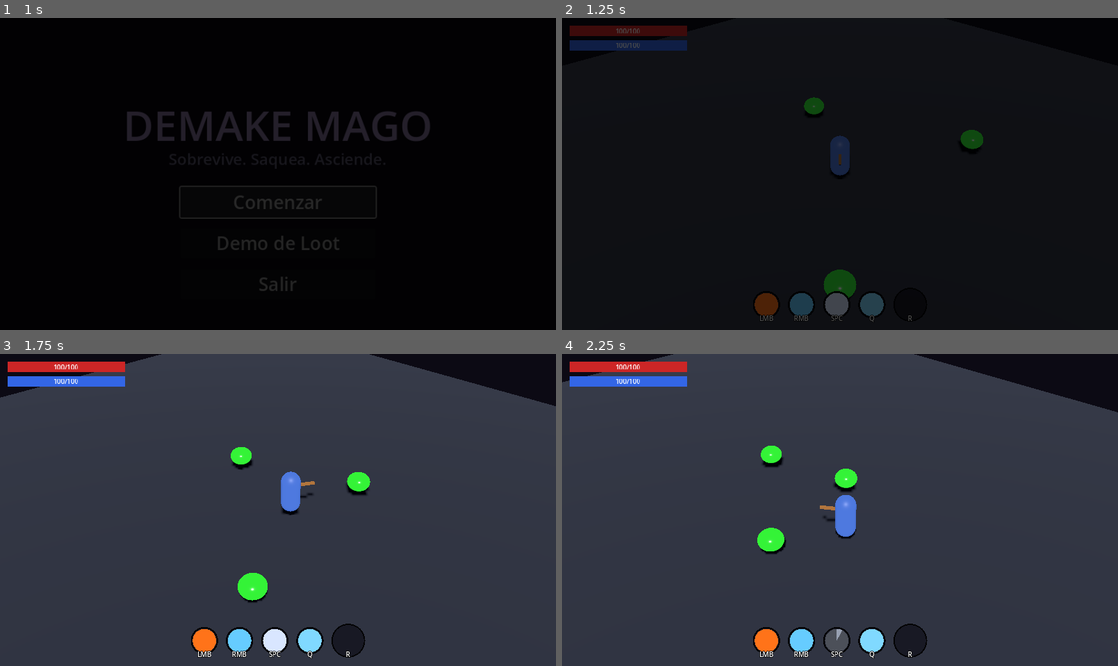
Above: before the commit, frames 1-4 (two rows, left to right).
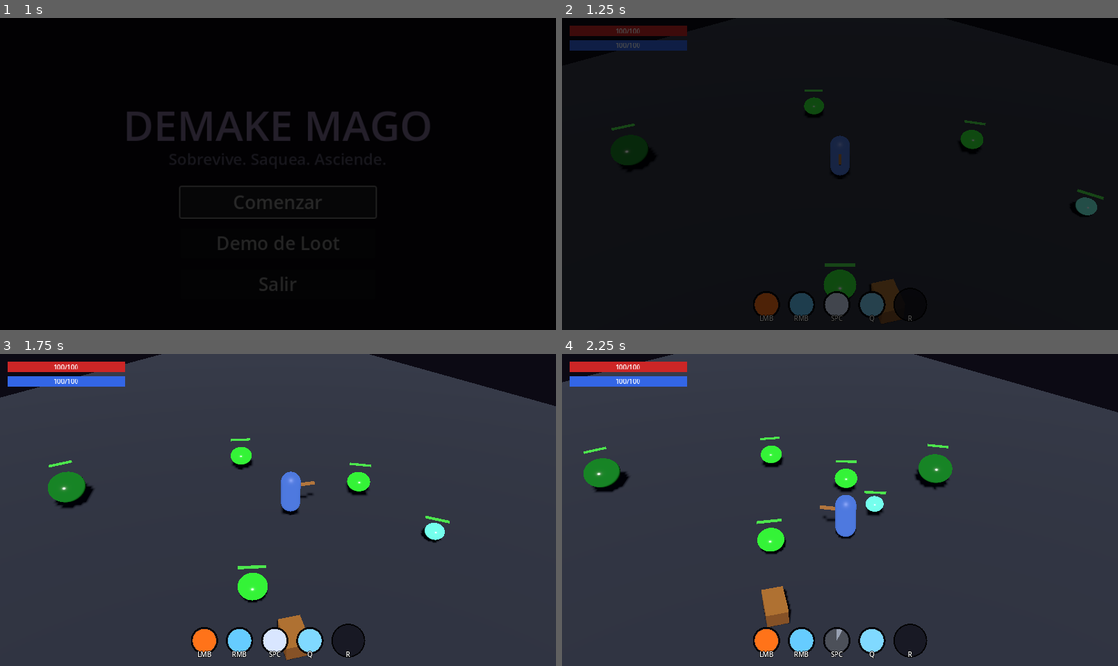
Above: after the commit, the same moments.

Repository: meatxsucks/godot-game
Game: Godot game, scene res://scenes/ui/MainMenu.tscn
Two runs of this game, one before a commit and one after it. Both use one fixed random seed, a clock stepped at 60 frames per second and the inputs below.
Inputs (mouse positions are in pixels of both pictures, inside the frame that each line leads up to):
- Up to frame 1 (1 s): click "Comenzar" at 0.5 s
- Up to frame 2 (1.25 s): no input
- Up to frame 3 (1.75 s): move the mouse to (400, 494) at 1.27 s; hold D (move_right) from 1.28 s (still down); tap E (interact, bound only after the commit) at 1.35 s
- Up to frame 4 (2.25 s): move the mouse to (728, 525) at 2.02 s; release D (move_right) at 2.03 s; hold S (move_down) from 2.03 s (still down); tap Space (ability_dash) at 2.1 s

Frame 1 is identical in both runs. In frame 2, 0.8% of the frame differs, in the area x 8-98%, y 22-98%; in frame 3, 1.5%; in frame 4, 2.1%, in the area x 3-71%, y 26-88%.

Commit message:
Consumibles, barras de vida en enemigos, variantes + spawner y cofre accionable
- Pociones de un solo uso: vida +40 (solo de cofres) y maná +50 (35% drop
  de enemigos); click en el inventario las consume
- HealthBar3D flotante sobre cada enemigo (verde→rojo, mira a la cámara)
- Variantes de slime por exports (normal/rápido/tanque) con tint y escala
- Spawner continuo en la Arena: hasta 8 vivos, cada 3s en anillo de 8-16m
- Cofre accionable con E: derrama bastón, sombrero, zapatos, túnica y
  2 pociones de vida al suelo; generate_random_item ahora filtra por tipo
- Fix: el flash blanco de daño vuelve al color de la variante

Diff:
--- a/project.godot
+++ b/project.godot
@@ -27,11 +27,6 @@
 window/size/viewport_width=854
 window/size/viewport_height=480
 window/stretch/mode="viewport"
-window/stretch/aspect="keep"
-
-[rendering]
-
-textures/canvas_textures/default_texture_filter=0
 
 [input]
 
@@ -86,3 +81,12 @@
 , Object(InputEventKey,"resource_local_to_scene":false,"resource_name":"","device":-1,"window_id":0,"alt_pressed":false …(186 unchanged characters)…
 ]
 }
+interact={
+"deadzone": 0.5,
+"events": [Object(InputEventKey,"resource_local_to_scene":false,"resource_name":"","device":-1,"window_id":0,"alt_pressed":false,"shift_pressed":false,"ctrl_pressed":false,"meta_pressed":false,"pressed":false,"keycode":0,"physical_keycode":69,"key_label":0,"unicode":101,"location":0,"echo":false,"script":null)
+]
+}
+
+[rendering]
+
+textures/canvas_textures/default_texture_filter=0
--- a/scenes/levels/Arena.tscn
+++ b/scenes/levels/Arena.tscn
@@ -1,9 +1,11 @@
-[gd_scene load_steps=8 format=3 uid="uid://darena1234567"]
+[gd_scene load_steps=10 format=3 uid="uid://darena1234567"]
 
 [ext_resource type="PackedScene" uid="uid://dplayer1234567" path="res://scenes/player/Player.tscn" id="1_player"]
 [ext_resource type="Script" path="res://scripts/levels/camera_rig.gd" id="2_camera"]
 [ext_resource type="PackedScene" uid="uid://dslime1234567" path="res://scenes/enemies/Slime.tscn" id="3_slime"]
 [ext_resource type="PackedScene" uid="uid://chudingame001" path="res://scenes/ui/HUD.tscn" id="4_hud"]
+[ext_resource type="PackedScene" uid="uid://cchest0000001" path="res://scenes/world/Chest.tscn" id="5_chest"]
+[ext_resource type="Script" path="res://scripts/levels/enemy_spawner.gd" id="6_spawner"]
 
 [sub_resource type="PlaneMesh" id="PlaneMesh_floor"]
 size = Vector2(40, 40)
@@ -62,4 +64,24 @@
 [node name="Slime3" parent="Enemies" instance=ExtResource("3_slime")]
 transform = Transform3D(1, 0, 0, 0, 1, 0, 0, 0, 1, 3, 0, -6)
 
+[node name="SlimeTank" parent="Enemies" instance=ExtResource("3_slime")]
+transform = Transform3D(1, 0, 0, 0, 1, 0, 0, 0, 1, -7, 0, 6)
+max_health = 75.0
+speed = 1.9
+body_color = Color(0.1, 0.45, 0.15, 1)
+size_scale = 1.5
+
+[node name="SlimeFast" parent="Enemies" instance=ExtResource("3_slime")]
+transform = Transform3D(1, 0, 0, 0, 1, 0, 0, 0, 1, 9, 0, -5)
+max_health = 16.0
+speed = 4.6
+body_color = Color(0.4, 0.9, 0.75, 1)
+size_scale = 0.75
+
+[node name="EnemySpawner" type="Node3D" parent="."]
+script = ExtResource("6_spawner")
+
+[node name="Chest" parent="." instance=ExtResource("5_chest")]
+transform = Transform3D(0.866025, 0, -0.5, 0, 1, 0, 0.5, 0, 0.866025, 6, 0, 4)
+
 [node name="HUD" parent="." instance=ExtResource("4_hud")]
--- /dev/null
+++ b/scenes/world/Chest.tscn
@@ -0,0 +1,59 @@
+[gd_scene load_steps=8 format=3 uid="uid://cchest0000001"]
+
+[ext_resource type="Script" path="res://scripts/world/chest.gd" id="1_chest"]
+
+[sub_resource type="BoxShape3D" id="BoxShape3D_chest"]
+size = Vector3(1.1, 0.8, 0.8)
+
+[sub_resource type="StandardMaterial3D" id="StandardMaterial3D_wood"]
+diffuse_mode = 3
+albedo_color = Color(0.45, 0.28, 0.12, 1)
+roughness = 0.8
+
+[sub_resource type="BoxMesh" id="BoxMesh_base"]
+material = SubResource("StandardMaterial3D_wood")
+size = Vector3(1, 0.5, 0.7)
+
+[sub_resource type="StandardMaterial3D" id="StandardMaterial3D_lid"]
+diffuse_mode = 3
+albedo_color = Color(0.58, 0.38, 0.16, 1)
+roughness = 0.8
+
+[sub_resource type="BoxMesh" id="BoxMesh_lid"]
+material = SubResource("StandardMaterial3D_lid")
+size = Vector3(1, 0.18, 0.7)
+
+[sub_resource type="SphereShape3D" id="SphereShape3D_range"]
+radius = 2.2
+
+[node name="Chest" type="StaticBody3D"]
+script = ExtResource("1_chest")
+
+[node name="CollisionShape3D" type="CollisionShape3D" parent="."]
+transform = Transform3D(1, 0, 0, 0, 1, 0, 0, 0, 1, 0, 0.4, 0)
+shape = SubResource("BoxShape3D_chest")
+
+[node name="Base" type="MeshInstance3D" parent="."]
+transform = Transform3D(1, 0, 0, 0, 1, 0, 0, 0, 1, 0, 0.25, 0)
+mesh = SubResource("BoxMesh_base")
+
+[node name="LidPivot" type="Node3D" parent="."]
+transform = Transform3D(1, 0, 0, 0, 1, 0, 0, 0, 1, 0, 0.5, -0.35)
+
+[node name="Lid" type="MeshInstance3D" parent="LidPivot"]
+transform = Transform3D(1, 0, 0, 0, 1, 0, 0, 0, 1, 0, 0.09, 0.35)
+mesh = SubResource("BoxMesh_lid")
+
+[node name="InteractArea" type="Area3D" parent="."]
+
+[node name="CollisionShape3D" type="CollisionShape3D" parent="InteractArea"]
+transform = Transform3D(1, 0, 0, 0, 1, 0, 0, 0, 1, 0, 0.4, 0)
+shape = SubResource("SphereShape3D_range")
+
+[node name="Prompt" type="Label3D" parent="."]
+transform = Transform3D(1, 0, 0, 0, 1, 0, 0, 0, 1, 0, 1.3, 0)
+visible = false
+billboard = 1
+text = "[E] Abrir"
+font_size = 48
+outline_size = 14
--- /dev/null
+++ b/scripts/enemies/health_bar_3d.gd
@@ -0,0 +1,45 @@
+## Barra de vida flotante 3D construida por código (dos quads, sin assets).
+## El dueño la actualiza con set_ratio(); se orienta a la cámara cada frame.
+class_name HealthBar3D
+extends Node3D
+
+const WIDTH := 0.9
+const HEIGHT := 0.1
+
+var _fill: MeshInstance3D
+var _fill_mat: StandardMaterial3D
+
+func _ready() -> void:
+	_make_quad(Color(0.05, 0.05, 0.08, 0.9), 0.0)
+	_fill = _make_quad(Color(0.3, 0.9, 0.3), 0.012)
+	_fill_mat = _fill.mesh.material
+
+func _make_quad(color: Color, z_offset: float) -> MeshInstance3D:
+	var quad := QuadMesh.new()
+	quad.size = Vector2(WIDTH, HEIGHT)
+	var mat := StandardMaterial3D.new()
+	mat.shading_mode = BaseMaterial3D.SHADING_MODE_UNSHADED
+	mat.albedo_color = color
+	mat.no_depth_test = true
+	quad.material = mat
+	var mesh_instance := MeshInstance3D.new()
+	mesh_instance.mesh = quad
+	mesh_instance.position.z = z_offset
+	add_child(mesh_instance)
+	return mesh_instance
+
+## Fracción de vida 0..1. Ancla el relleno a la izquierda y va de verde a rojo.
+func set_ratio(ratio: float) -> void:
+	ratio = clampf(ratio, 0.0, 1.0)
+	_fill.scale.x = maxf(ratio, 0.001)
+	_fill.position.x = -WIDTH * 0.5 * (1.0 - ratio)
+	_fill_mat.albedo_color = Color(1.0 - ratio * 0.7, ratio * 0.9, 0.15)
+
+func _process(_delta: float) -> void:
+	var camera := get_viewport().get_camera_3d()
+	if camera == null:
+		return
+	# Mirar de frente a la cámara (+Z del quad hacia ella).
+	var to_camera := camera.global_position - global_position
+	if to_camera.length_squared() > 0.01:
+		look_at(camera.global_position, Vector3.UP, true)
--- a/scripts/enemies/slime.gd
+++ b/scripts/enemies/slime.gd
@@ -5,13 +5,43 @@
 @export var loot_drop_scene: PackedScene = preload("res://scenes/loot/LootDrop.tscn")
 ## Nivel del botín que dropea (lo setea el spawner según la oleada).
 @export var loot_level: int = 1
-## Probabilidad [0..1] de dropear algo al morir.
-@export var drop_chance: float = 1.0
+## Probabilidad [0..1] de dropear equipo al morir.
+@export var drop_chance: float = 0.5
+## Probabilidad [0..1] de botar además una poción de maná (vida NUNCA dropea
+## de enemigos: solo sale de cofres).
+@export var mana_drop_chance: float = 0.35
+## Color del cuerpo (las variantes del spawner lo cambian).
+@export var body_color: Color = Color(0.2, 0.8, 0.2)
+## Escala de la variante (rápido chico, tanque grande). Ajusta visual y colisión.
+@export var size_scale: float = 1.0
 
 var current_health: float
+var _health_bar: HealthBar3D
+var _material: StandardMaterial3D
 
 func _ready() -> void:
+	add_to_group("enemies")
 	current_health = max_health
+
+	# Material propio de la instancia, tintado por variante.
+	var mesh: MeshInstance3D = $Visual/Mesh
+	_material = mesh.mesh.surface_get_material(0).duplicate()
+	_material.albedo_color = body_color
+	mesh.set_surface_override_material(0, _material)
+
+	# Escala de la variante: visual + forma de colisión propia.
+	if not is_equal_approx(size_scale, 1.0):
+		$Visual.scale = Vector3.ONE * size_scale
+		var collision: CollisionShape3D = $CollisionShape3D
+		collision.shape = collision.shape.duplicate()
+		collision.shape.radius *= size_scale
+		collision.position.y = collision.shape.radius
+		$Visual.position.y = collision.shape.radius
+
+	# Barra de vida flotante para que se vea cómo van perdiendo.
+	_health_bar = HealthBar3D.new()
+	add_child(_health_bar)
+	_health_bar.position.y = 1.25 * size_scale
 
 func _physics_process(delta: float) -> void:
 	# Búsqueda simple del jugador
@@ -44,19 +74,13 @@
 
 func take_damage(amount: float) -> void:
 	current_health -= amount
+	_health_bar.set_ratio(current_health / max_health)
 
-	# Efecto visual de daño temporal (parpadeo blanco)
-	var mesh = $Visual/Mesh
-	var mat = mesh.get_surface_override_material(0)
-	if mat == null:
-		mat = mesh.mesh.surface_get_material(0).duplicate()
-		mesh.set_surface_override_material(0, mat)
-
-	var orig_color = mat.albedo_color
-	mat.albedo_color = Color.WHITE
-
+	# Parpadeo blanco al recibir daño; vuelve al color de la variante
+	# (no al color leído, que podría ser el blanco de un flash anterior).
+	_material.albedo_color = Color.WHITE
 	var tween = create_tween()
-	tween.tween_property(mat, "albedo_color", orig_color, 0.2)
+	tween.tween_property(_material, "albedo_color", body_color, 0.2)
 
 	if current_health <= 0:
 		die()
@@ -68,9 +92,18 @@
 		player.add_super_charge(12.0)
 
 	if loot_drop_scene and randf() <= drop_chance:
-		var drop = loot_drop_scene.instantiate()
-		drop.item = Loot.generate_random_item(loot_level)
-		get_parent().add_child(drop)
-		drop.global_position = global_position
+		_spawn_drop(Loot.generate_random_item(loot_level), Vector3.ZERO)
+
+	# Algunos enemigos botan maná (vida nunca: solo en cofres).
+	if loot_drop_scene and randf() <= mana_drop_chance:
+		_spawn_drop(Loot.make_potion(&"potion_mana"), Vector3(0.7, 0, 0.2))
 
 	queue_free()
+
+func _spawn_drop(item: LootItem, offset: Vector3) -> void:
+	if item == null:
+		return
+	var drop = loot_drop_scene.instantiate()
+	drop.item = item
+	get_parent().add_child(drop)
+	drop.global_position = global_position + offset
--- /dev/null
+++ b/scripts/levels/enemy_spawner.gd
@@ -0,0 +1,45 @@
+## Spawner continuo: mantiene la arena poblada de slimes eligiendo variantes
+## al azar (normal, rápido, tanque). Cuenta los vivos por el grupo "enemies".
+extends Node3D
+
+@export var slime_scene: PackedScene = preload("res://scenes/enemies/Slime.tscn")
+## Máximo de enemigos vivos a la vez.
+@export var max_alive: int = 8
+@export var spawn_interval: float = 3.0
+## Anillo alrededor del spawner donde aparecen (lejos del centro/jugador).
+@export var spawn_radius_min: float = 8.0
+@export var spawn_radius_max: float = 16.0
+## Nivel del loot que dropean los spawneados.
+@export var loot_level: int = 1
+
+## Variantes: vida, velocidad, escala y color del cuerpo.
+const VARIANTS := [
+	{"hp": 30.0, "speed": 3.0, "scale": 1.0, "color": Color(0.2, 0.8, 0.2)},    # normal
+	{"hp": 16.0, "speed": 4.6, "scale": 0.75, "color": Color(0.4, 0.9, 0.75)},  # rápido
+	{"hp": 75.0, "speed": 1.9, "scale": 1.5, "color": Color(0.1, 0.45, 0.15)},  # tanque
+]
+
+var _timer: float = 1.0
+
+func _physics_process(delta: float) -> void:
+	_timer -= delta
+	if _timer > 0.0:
+		return
+	_timer = spawn_interval
+	if get_tree().get_nodes_in_group("enemies").size() >= max_alive:
+		return
+	_spawn()
+
+func _spawn() -> void:
+	var variant: Dictionary = VARIANTS.pick_random()
+	var slime := slime_scene.instantiate()
+	slime.max_health = variant["hp"]
+	slime.speed = variant["speed"]
+	slime.size_scale = variant["scale"]
+	slime.body_color = variant["color"]
+	slime.loot_level = loot_level
+	add_child(slime)
+
+	var angle := randf() * TAU
+	var dist := randf_range(spawn_radius_min, spawn_radius_max)
+	slime.global_position = global_position + Vector3(cos(angle) * dist, 0.0, sin(angle) * dist)
--- a/scripts/loot/loot_database.gd
+++ b/scripts/loot/loot_database.gd
@@ -8,11 +8,15 @@
 var item_bases: Array[ItemBase] = []
 var affixes: Array[Affix] = []
 var legendaries: Array[LegendaryPower] = []
+## Consumibles (kind -> ItemBase). Fuera de item_bases para que NO entren
+## al pool del generador de equipo.
+var potion_bases := {}
 
 func _ready() -> void:
 	_build_item_bases()
 	_build_affixes()
 	_build_legendaries()
+	_build_potions()
 
 # --- Constructores helper -------------------------------------------------
 
@@ -71,6 +75,12 @@
 		_base(&"shield_wood", "Escudo de madera", &"shield", &"offhand", {&"max_health": 20.0, &"res_fire": 5.0}),
 		_base(&"staff_war", "Bastón de guerra", &"staff", &"weapon", {&"spell_damage": 14.0}, true),
 	]
+
+func _build_potions() -> void:
+	potion_bases = {
+		&"potion_health": _base(&"potion_health", "Poción de vida", &"potion_health", &"consumable", {&"restore_health": 40.0}),
+		&"potion_mana": _base(&"potion_mana", "Poción de maná", &"potion_mana", &"consumable", {&"restore_mana": 50.0}),
+	}
 
 func _build_affixes() -> void:
 	var K := Affix.Kind
--- a/scripts/loot/loot_drop.gd
+++ b/scripts/loot/loot_drop.gd
@@ -12,7 +12,7 @@
 	body_entered.connect(_on_body_entered)
 
 	if item:
-		var color = item.rarity_color()
+		var color = item.ui_color()
 		light.light_color = color
 
 		# Cambiar color del material para coincidir con la rareza
--- a/scripts/loot/loot_generator.gd
+++ b/scripts/loot/loot_generator.gd
@@ -2,7 +2,8 @@
 ## Toma bases de LootDB, determina rareza, tira dados para afijos y ensambla un LootItem.
 extends Node
 
-func generate_random_item(level: int = 1) -> LootItem:
+## `type` opcional restringe la base (ej. &"staff" para cofres temáticos).
+func generate_random_item(level: int = 1, type: StringName = &"") -> LootItem:
 	var item = LootItem.new()
 	item.item_level = level
 
@@ -10,7 +11,7 @@
 	item.rarity = _roll_rarity()
 
 	# 2. Elegir base aleatoria
-	var bases = LootDB.bases_of_type(&"")
+	var bases = LootDB.bases_of_type(type)
 	if bases.is_empty():
 		return item
 	item.base = bases.pick_random()
@@ -77,6 +78,18 @@
 	item.recompute_stats()
 	return item
 
+## Crea una poción (consumible de un solo uso, sin rareza ni afijos).
+## kind: &"potion_health" | &"potion_mana".
+func make_potion(kind: StringName) -> LootItem:
+	var item := LootItem.new()
+	item.base = LootDB.potion_bases.get(kind, null)
+	if item.base == null:
+		push_warning("[Loot] poción desconocida: %s" % kind)
+		return null
+	item.display_name = item.base.name
+	item.recompute_stats()
+	return item
+
 func _roll_rarity() -> int:
 	var total_weight = 0
 	for tier in Rarity.DROP_WEIGHT:
--- a/scripts/loot/loot_item.gd
+++ b/scripts/loot/loot_item.gd
@@ -15,6 +15,20 @@
 
 func rarity_color() -> Color:
 	return Rarity.color(rarity)
+
+## ¿Es un consumible (poción)? Se usa con click en el inventario, no se equipa.
+func is_consumable() -> bool:
+	return base != null and base.slot == &"consumable"
+
+## Color para la UI y el brillo del drop: las pociones tienen color propio,
+## el resto usa el color de rareza.
+func ui_color() -> Color:
+	if base:
+		if base.type == &"potion_health":
+			return Color(0.95, 0.25, 0.25)
+		if base.type == &"potion_mana":
+			return Color(0.25, 0.5, 1.0)
+	return rarity_color()
 
 ## Combina base_stats + afijos en `stats` (planos) y `percent_mods` (%).
 func recompute_stats() -> void:
--- a/scripts/player/player_controller.gd
+++ b/scripts/player/player_controller.gd
@@ -223,6 +223,20 @@
 		stats.mana = minf(max_mana, stats.mana + stats.get_stat(&"mana_regen") * delta)
 		mana_changed.emit(stats.mana, max_mana)
 
+## Cura instantánea (pociones). No supera el máximo.
+func heal(amount: float) -> void:
+	if amount <= 0.0:
+		return
+	stats.health = minf(stats.get_stat(&"max_health"), stats.health + amount)
+	health_changed.emit(stats.health, stats.get_stat(&"max_health"))
+
+## Restaura maná instantáneo (pociones). No supera el máximo.
+func restore_mana(amount: float) -> void:
+	if amount <= 0.0:
+		return
+	stats.mana = minf(stats.get_stat(&"max_mana"), stats.mana + amount)
+	mana_changed.emit(stats.mana, stats.get_stat(&"max_mana"))
+
 func take_damage(amount: float) -> void:
 	stats.health = maxf(0.0, stats.health - amount)
 	health_changed.emit(stats.health, stats.get_stat(&"max_health"))
@@ -243,12 +257,19 @@
 	inventory_changed.emit()
 	return true
 
-## Equipa el ítem en `index` del inventario. Los desplazados (slot ocupado,
-## conflicto a dos manos) vuelven al inventario.
+## Usa el ítem en `index` del inventario: las pociones se consumen (un solo
+## uso), el equipo se equipa. Los desplazados (slot ocupado, conflicto a dos
+## manos) vuelven al inventario.
 func equip_from_inventory(index: int) -> void:
 	if index < 0 or index >= inventory.size():
 		return
 	var item := inventory[index]
+	if item.is_consumable():
+		heal(item.effective(&"restore_health"))
+		restore_mana(item.effective(&"restore_mana"))
+		inventory.remove_at(index)
+		inventory_changed.emit()
+		return
 	inventory.remove_at(index)
 	var displaced := stats.equip(item)
 	inventory.append_array(displaced)
--- a/scripts/ui/item_slot_ui.gd
+++ b/scripts/ui/item_slot_ui.gd
@@ -27,9 +27,9 @@
 		tint = Color(0.42, 0.42, 0.5)
 		style.border_color = Color(0.28, 0.28, 0.34)
 	else:
-		text = _abbrev(item.display_name)
+		text = _abbrev_for(item)
 		tooltip_text = item.to_text()
-		tint = item.rarity_color()
+		tint = item.ui_color()
 		style.border_color = tint
 
 	add_theme_color_override(&"font_color", tint)
@@ -42,5 +42,10 @@
 	add_theme_stylebox_override(&"hover", hover)
 	add_theme_stylebox_override(&"pressed", hover)
 
-func _abbrev(item_name: String) -> String:
-	return item_name.substr(0, 3).to_upper()
+func _abbrev_for(it: LootItem) -> String:
+	if it.base:
+		if it.base.type == &"potion_health":
+			return "VID"
+		if it.base.type == &"potion_mana":
+			return "MAN"
+	return it.display_name.substr(0, 3).to_upper()
--- /dev/null
+++ b/scripts/world/chest.gd
@@ -0,0 +1,70 @@
+## Cofre accionable: acércate y presiona E para abrirlo. Su contenido
+## (bastón, sombrero, zapatos, túnica + pociones de vida) cae al suelo
+## alrededor. Un solo uso.
+extends StaticBody3D
+
+const DROP_SCENE := preload("res://scenes/loot/LootDrop.tscn")
+
+## Nivel del loot que genera.
+@export var loot_level: int = 1
+## Pociones de vida que trae (la vida SOLO sale de cofres, no de enemigos).
+@export var health_potions: int = 2
+
+var _player_in_range := false
+var _opened := false
+
+@onready var lid_pivot: Node3D = $LidPivot
+@onready var prompt: Label3D = $Prompt
+
+func _ready() -> void:
+	$InteractArea.body_entered.connect(_on_body_entered)
+	$InteractArea.body_exited.connect(_on_body_exited)
+
+func _physics_process(_delta: float) -> void:
+	if _player_in_range and not _opened and Input.is_action_just_pressed("interact"):
+		_open()
+
+func _on_body_entered(body: Node3D) -> void:
+	if body.is_in_group("player"):
+		_player_in_range = true
+		prompt.visible = not _opened
+
+func _on_body_exited(body: Node3D) -> void:
+	if body.is_in_group("player"):
+		_player_in_range = false
+		prompt.visible = false
+
+func _open() -> void:
+	_opened = true
+	prompt.visible = false
+	var tween := create_tween()
+	tween.tween_property(lid_pivot, "rotation:x", -1.9, 0.35) \
+		.set_trans(Tween.TRANS_BACK).set_ease(Tween.EASE_OUT)
+	_spill_content()
+
+## Genera el contenido y lo "derrama" al suelo en anillo alrededor del cofre.
+func _spill_content() -> void:
+	var items: Array[LootItem] = [
+		Loot.generate_random_item(loot_level, &"staff"),
+		Loot.generate_random_item(loot_level, &"helmet"),
+		Loot.generate_random_item(loot_level, &"boots"),
+		Loot.generate_random_item(loot_level, &"armor"),
+	]
+	for i in health_potions:
+		items.append(Loot.make_potion(&"potion_health"))
+
+	for i in items.size():
+		var item := items[i]
+		if item == null:
+			continue
+		var drop := DROP_SCENE.instantiate()
+		drop.item = item
+		get_parent().add_child(drop)
+		drop.global_position = global_position + Vector3.UP * 0.9
+
+		var angle := TAU * float(i) / items.size() + randf_range(-0.3, 0.3)
+		var dist := randf_range(1.3, 2.2)
+		var target := global_position + Vector3(cos(angle) * dist, 0.0, sin(angle) * dist)
+		var tween := drop.create_tween()
+		tween.tween_property(drop, "global_position", target, 0.35) \
+			.set_trans(Tween.TRANS_QUAD).set_ease(Tween.EASE_OUT)
Not shown, added: scripts/enemies/health_bar_3d.gd.uid
Not shown, added: scripts/levels/enemy_spawner.gd.uid
Not shown, added: scripts/world/chest.gd.uid
Not shown, added: tests/loot_smoke.gd.uid
Not shown, changed: IMPLEMENTED_FEATURES.md
